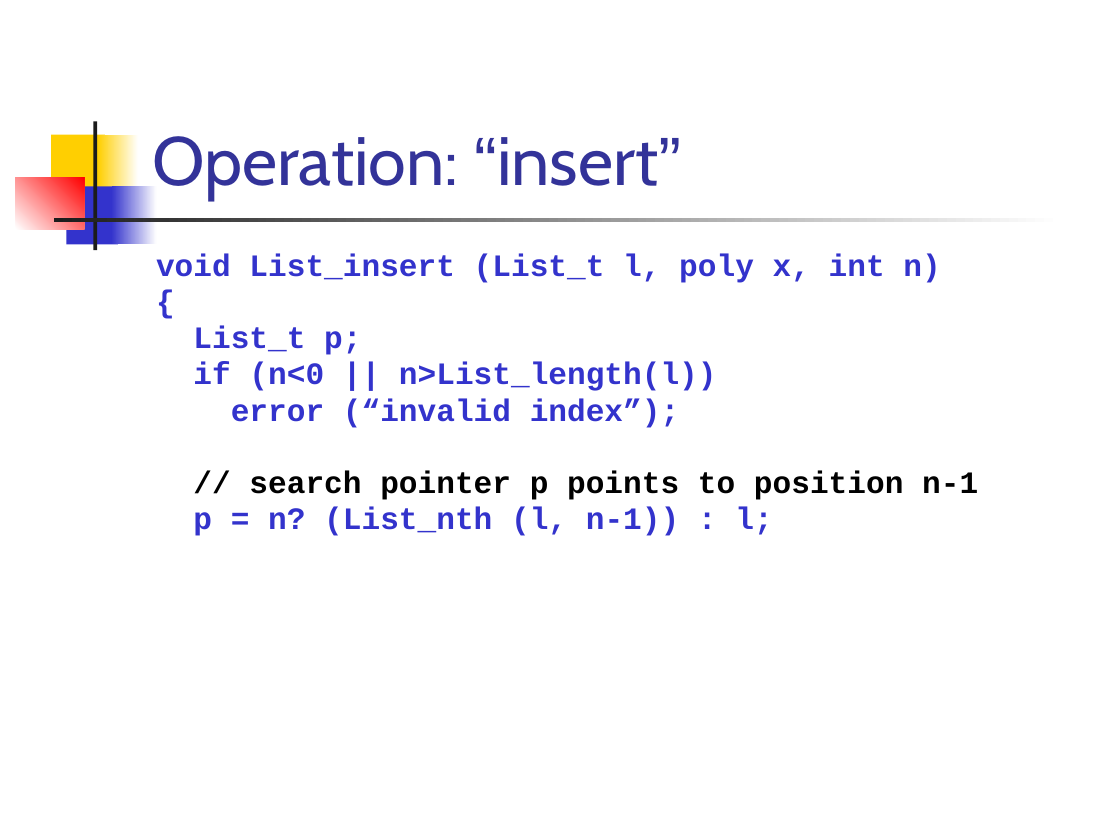
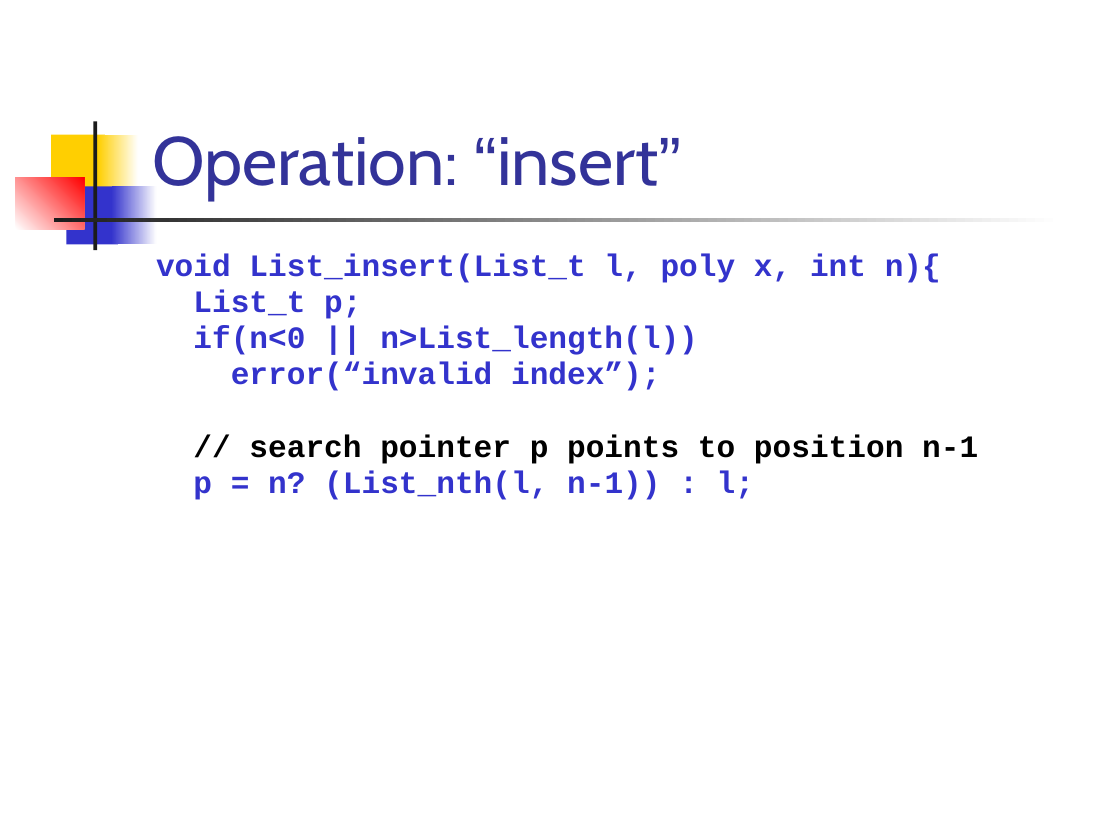
Before and after one commit to csslab-ustc/csslab-ustc.github.io, a slide deck: slide 14 of courses/sysprog/slides/lec14-linkedList.pptx. Drawn at 1120x840 pixels with LibreOffice and Linux fonts; fonts in the diff are those of the drawing. Boxes give left, top, right and bottom in pixels: in the first picture for what was removed or moved away, otherwise in the second. Text is boxed around its words. In the diff, an @@ line names an element or a change of style, - is before the commit and + after.

```diff
--- a/courses/sysprog/slides/lec14-linkedList.pptx
+++ b/courses/sysprog/slides/lec14-linkedList.pptx
@@ text at (x1=156, y1=254, x2=941, y2=283): text changed @@
-void List_insert (List_t l, poly x, int n)
-{
+void List_insert(List_t l, poly x, int n){
@@ text at (x1=193, y1=326, x2=698, y2=391): spaces changed @@
-if (n<0 || n>List_length(l))
-error (“invalid index”);
+if(n<0 || n>List_length(l))
+error(“invalid index”);
@@ text at (x1=193, y1=470, x2=754, y2=500): spaces changed @@
-p = n? (List_nth (l, n-1)) : l;
+p = n? (List_nth(l, n-1)) : l;
```
Also in this commit, not shown: 24 other slides changed, 27 other files.
